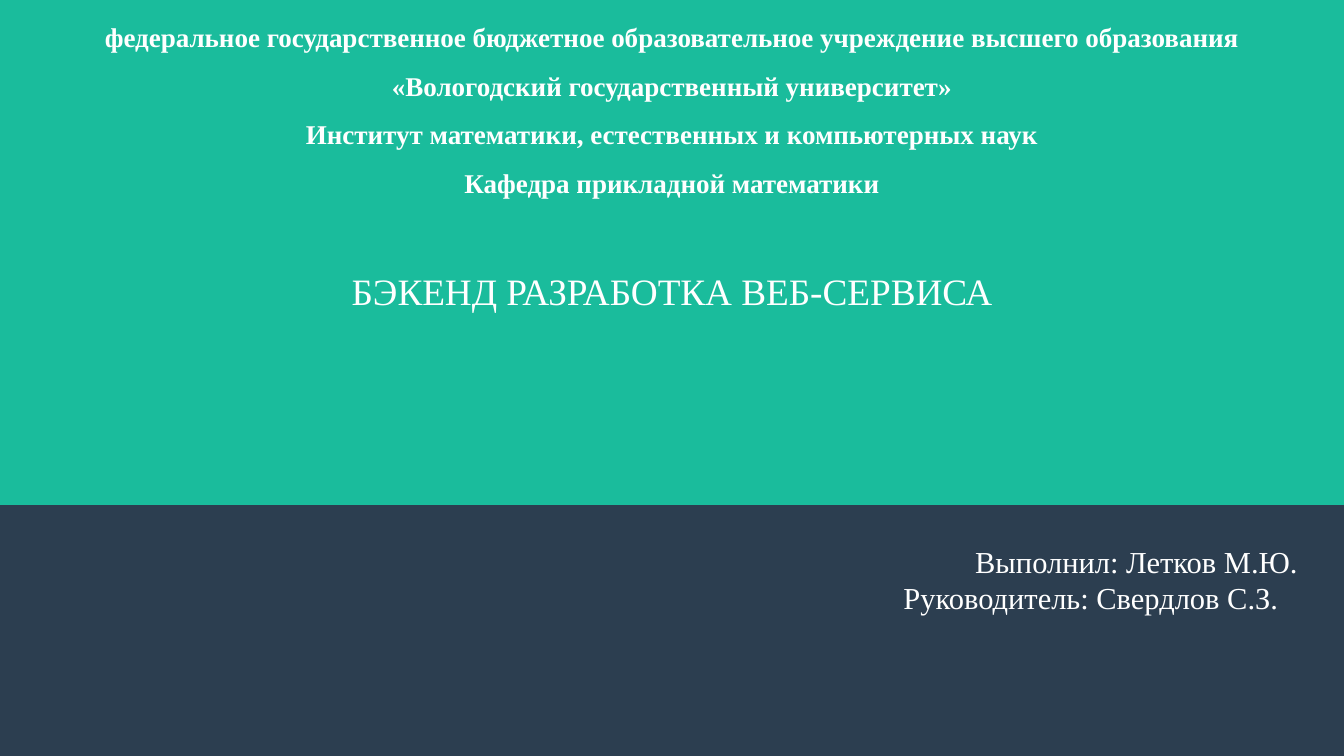
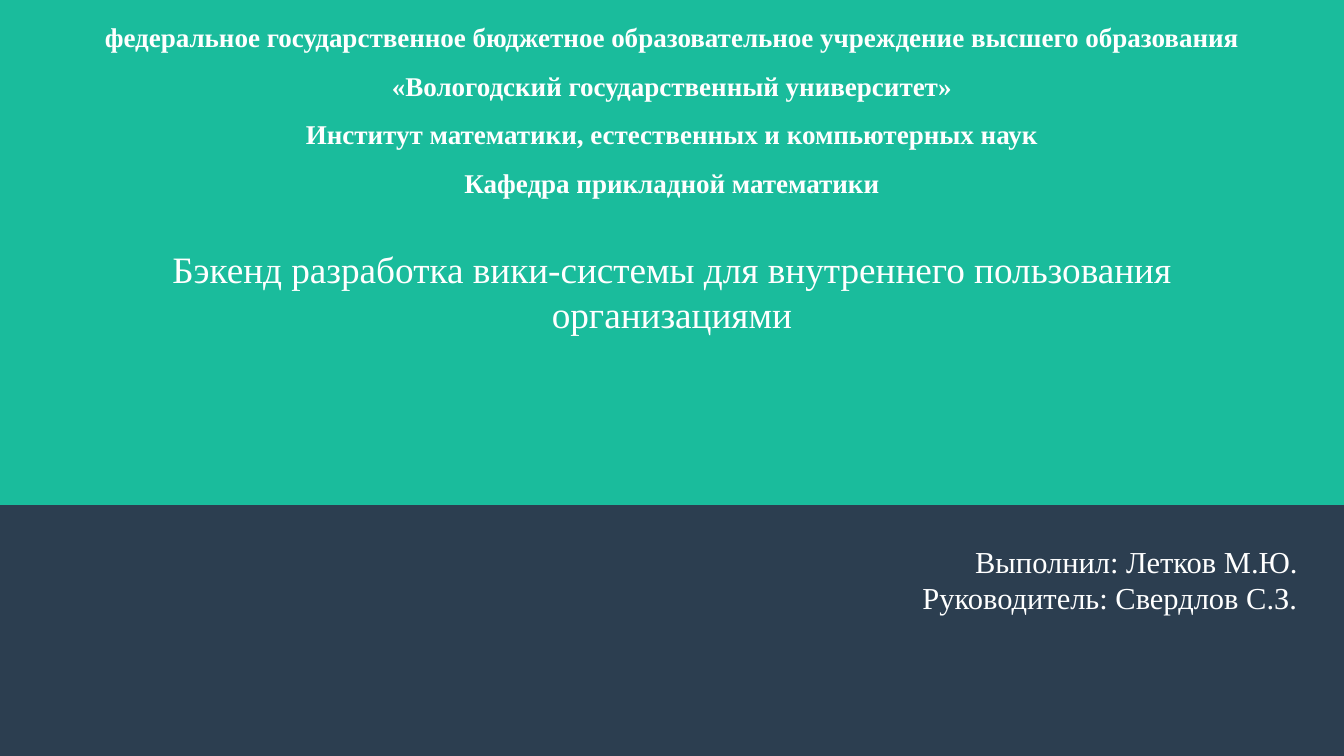
Before and after one commit to letkovmaxim/prez, a slide deck: slide 1 of prez.odp. Drawn at 1344x756 pixels with LibreOffice and Linux fonts; fonts in the diff are those of the drawing. Boxes give left, top, right and bottom in pixels: in the first picture for what was removed or moved away, otherwise in the second. Text is boxed around its words. In the diff, an @@ line names an element or a change of style, - is before the commit and + after.

```diff
--- a/prez.odp
+++ b/prez.odp
@@ subtitle at [172,256,1171,335]: text changed @@
-БЭКЕНД РАЗРАБОТКА ВЕБ-СЕРВИСА
+Бэкенд разработка вики-системы для внутреннего пользования
+организациями
@@ text "Выполнил: Летков М.Ю." rewrapped from [903,553,1298,616] to [922,553,1298,616] @@
```
Also in this commit, not shown: 2 other slides changed, 3 slides added, 6 slides removed, 1 other file.
